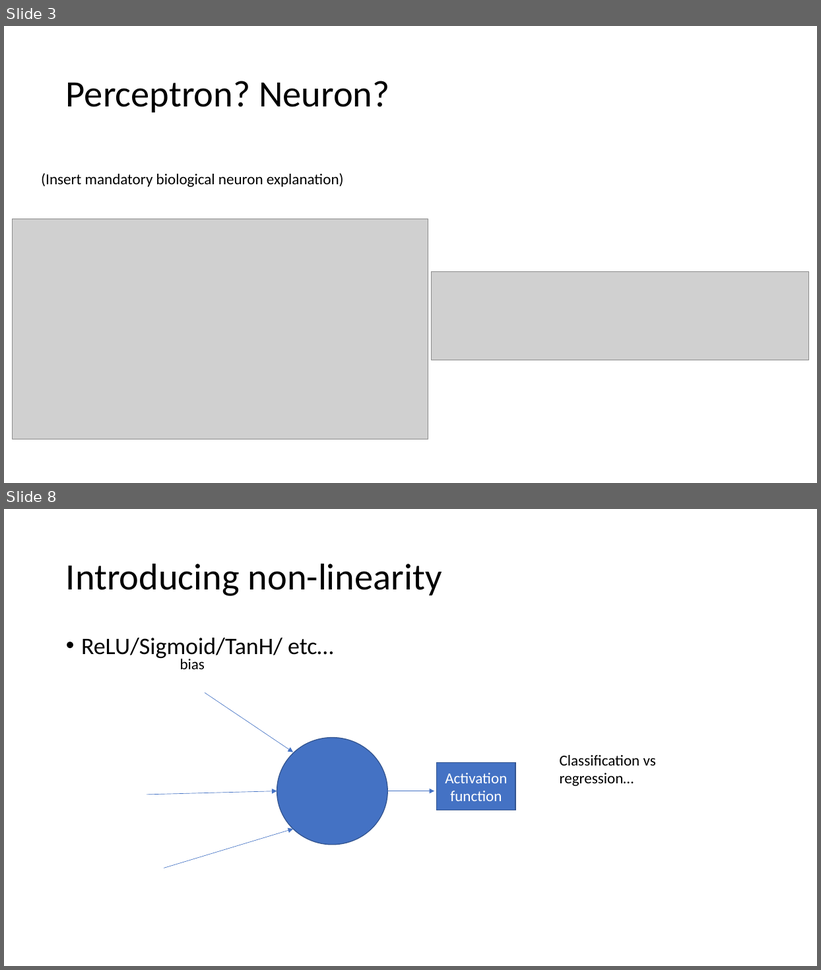
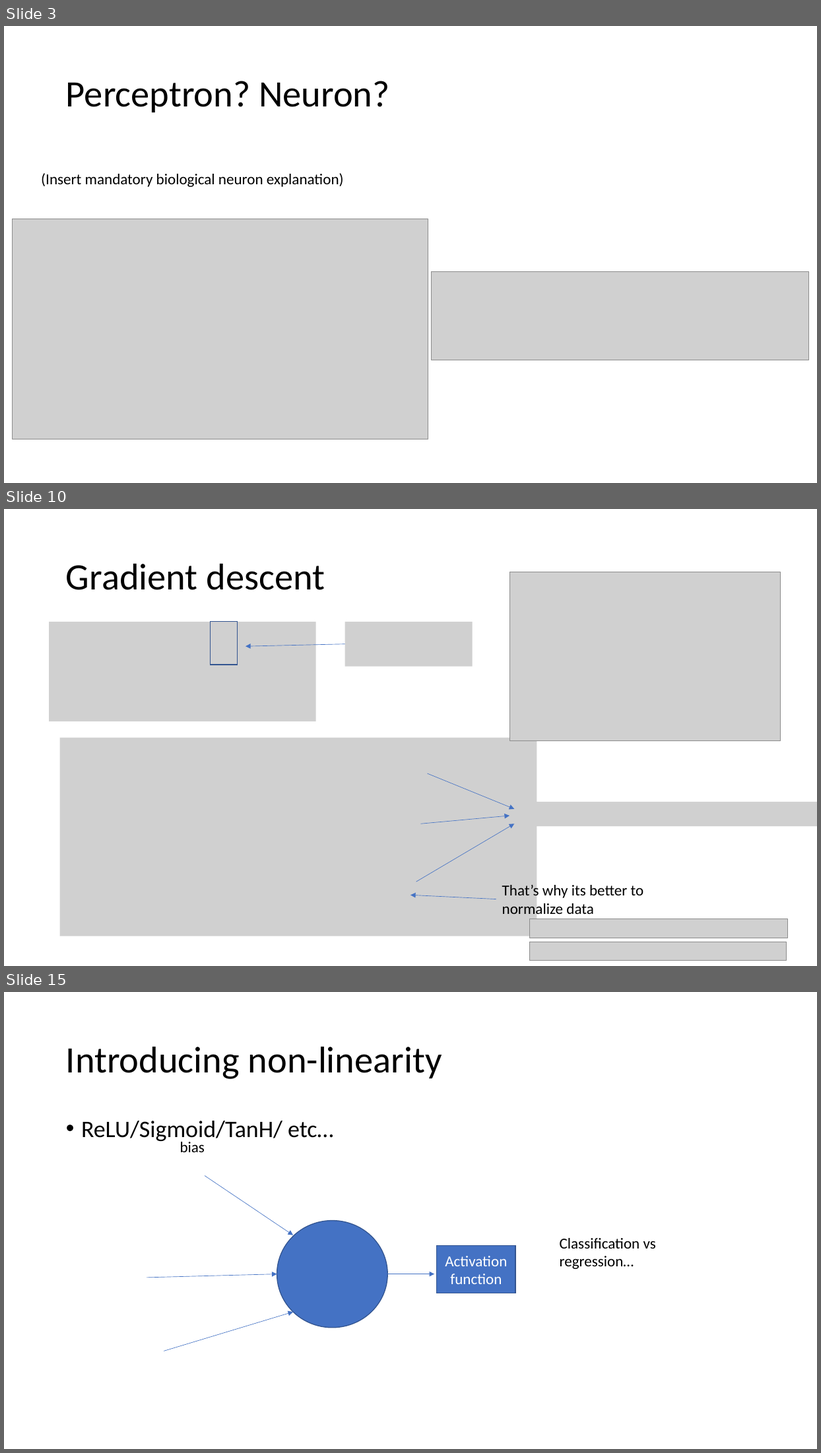
Before and after one commit to Huffwut/Python-meeting, a slide deck: machine learning learnings/perceptron - object detection.pptx. Shown one above the other, each under a label of ours: slides 3 and 8 before the commit, slides 3, 10 and 15 after it; the slides between them are not shown. The pictures are 821x970 and 821x1453 pixels, drawn with LibreOffice and Linux fonts; fonts in the diff are those of the drawing; grey boxes stand for pictures. Boxes give left, top, right and bottom in pixels: in the first picture for what was removed or moved away, otherwise in the second. Text is boxed around its words. In the diff, an @@ line names an element or a change of style, - is before the commit and + after.

```diff
--- a/machine learning learnings/perceptron - object detection.pptx
+++ b/machine learning learnings/perceptron - object detection.pptx
@@ slide 10 added at box(4, 509, 817, 966), background #FFFFFF @@
@@ title added at box(66, 563, 325, 590), 44 pt, text #000000 @@
+Gradient descent
@@ picture added at box(510, 572, 781, 741) @@
@@ picture added at box(49, 622, 316, 722) @@
@@ rectangle added at box(210, 622, 238, 665), outline #325491 1 pt @@
@@ picture added at box(345, 622, 473, 666) @@
@@ arrow added from (345, 644) to (246, 646), #4472C4 0.5 pt @@
@@ picture added at box(60, 738, 537, 937) @@
@@ arrow added from (427, 774) to (515, 809), #4472C4 0.5 pt @@
@@ picture added at box(416, 802, 817, 826) @@
@@ arrow added from (416, 883) to (515, 824), #4472C4 0.5 pt @@
@@ arrow added from (420, 824) to (510, 816), #4472C4 0.5 pt @@
@@ text added at box(502, 883, 644, 918), 18 pt, text #000000 @@
+That’s why its better to normalize data
@@ arrow added from (496, 900) to (411, 895), #4472C4 0.5 pt @@
@@ picture added at box(530, 920, 788, 939) @@
@@ picture added at box(530, 942, 787, 960) @@
@@ what was slide 8 is now slide 15 @@
```
Also in this commit, not shown: 2 slides changed, 9 other slides added, 2 slides removed, 1 other file.
